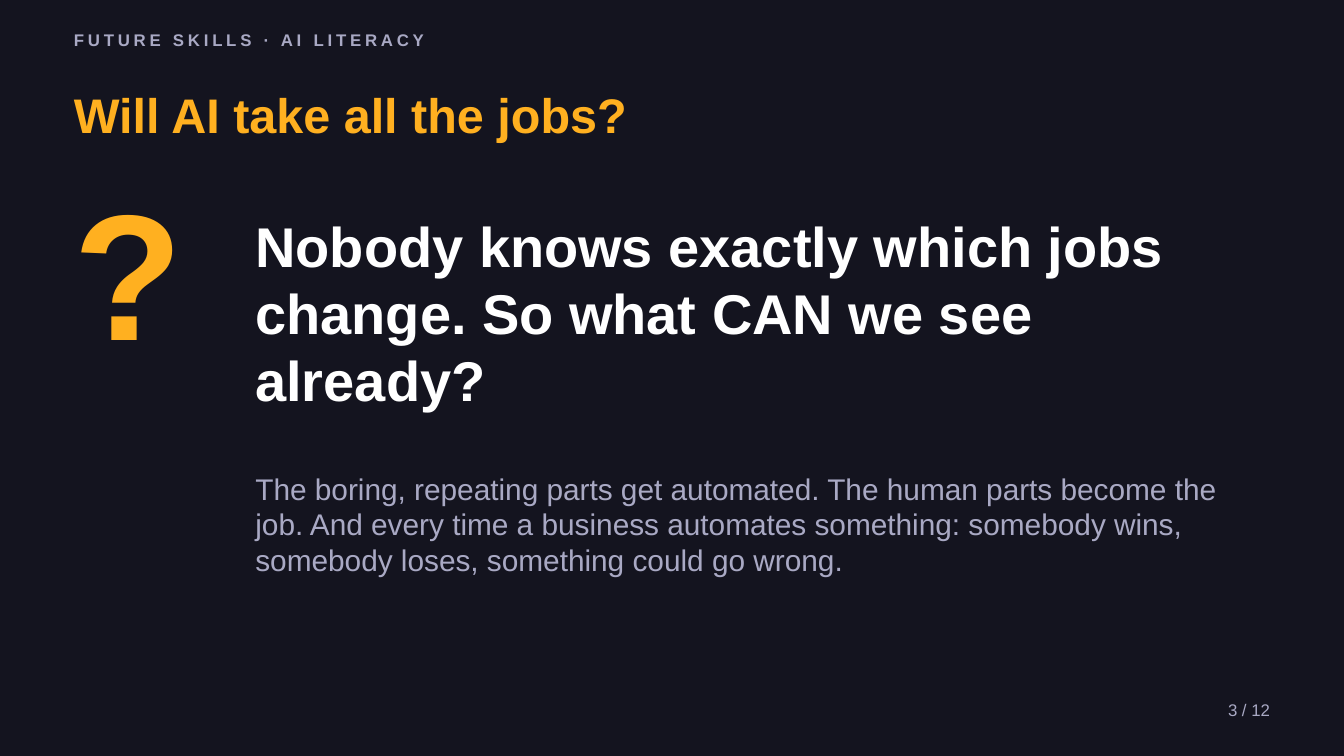
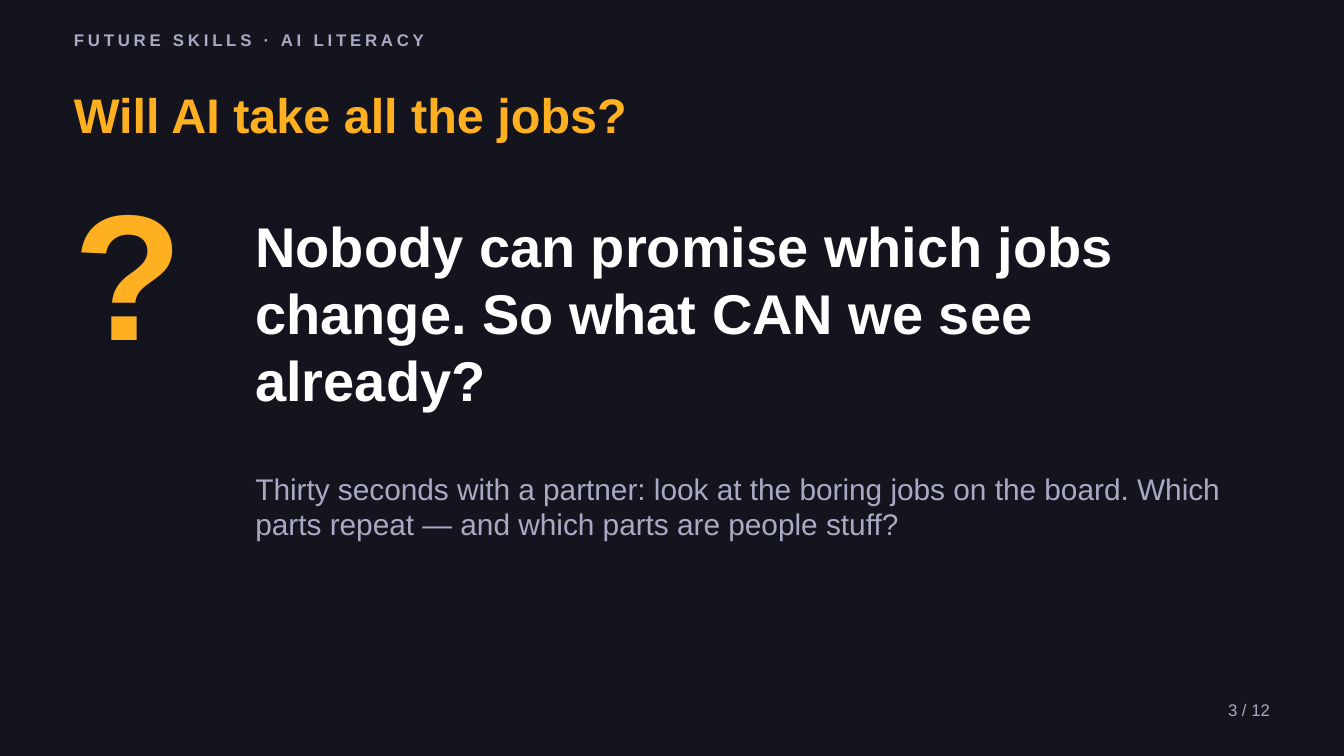
Before and after one commit to phiunit/tptphi, a slide deck: slide 3 of products/ai-boring-work/dist/Robots Do the Boring Work - Slides.pptx. Drawn at 1344x756 pixels with LibreOffice and Linux fonts; fonts in the diff are those of the drawing. Boxes give left, top, right and bottom in pixels: in the first picture for what was removed or moved away, otherwise in the second. Text is boxed around its words. In the diff, an @@ line names an element or a change of style, - is before the commit and + after.

```diff
--- a/products/ai-boring-work/dist/Robots Do the Boring Work - Slides.pptx
+++ b/products/ai-boring-work/dist/Robots Do the Boring Work - Slides.pptx
@@ text at <box>255,226,1113,411</box>: text changed @@
-Nobody knows exactly which jobs change. So what CAN we see already?
+Nobody can promise which jobs change. So what CAN we see already?
@@ text at <box>255,478,1220,541</box>: text changed @@
-The boring, repeating parts get automated. The human parts become the job. And every time a business automates something: somebody wins, somebody loses, something could go wrong.
+Thirty seconds with a partner: look at the boring jobs on the board. Which parts repeat — and which parts are people stuff?
```
Also in this commit, not shown: 11 other slides changed, 32 other files.
